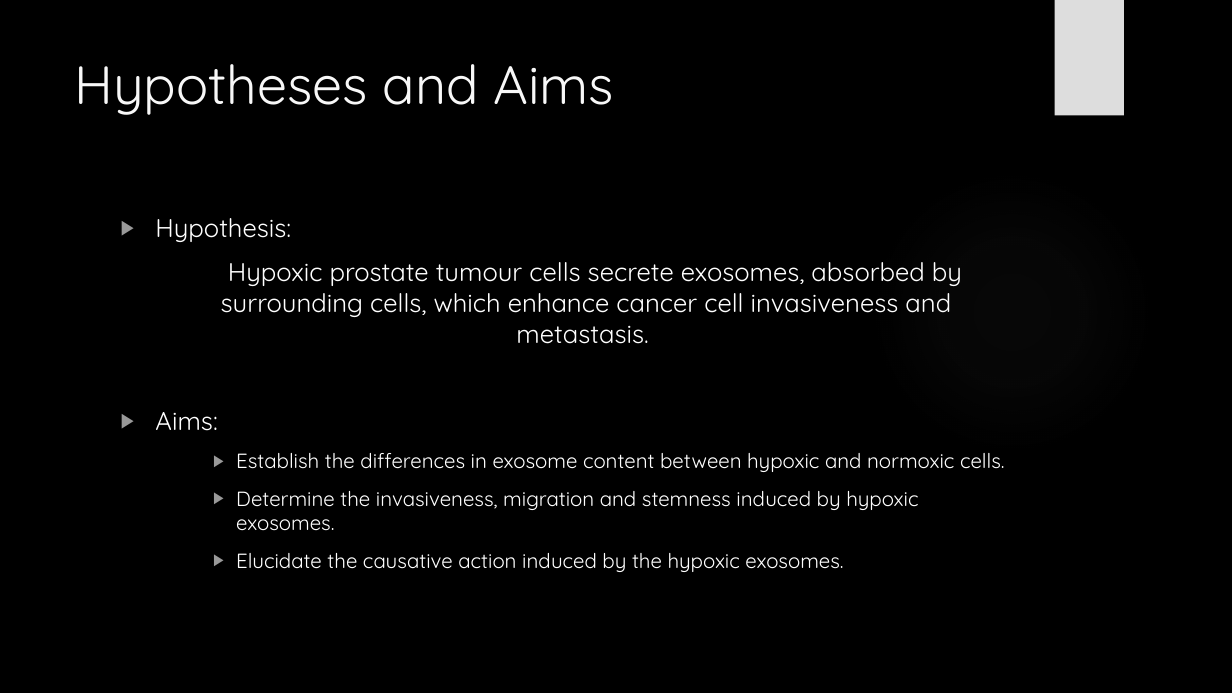
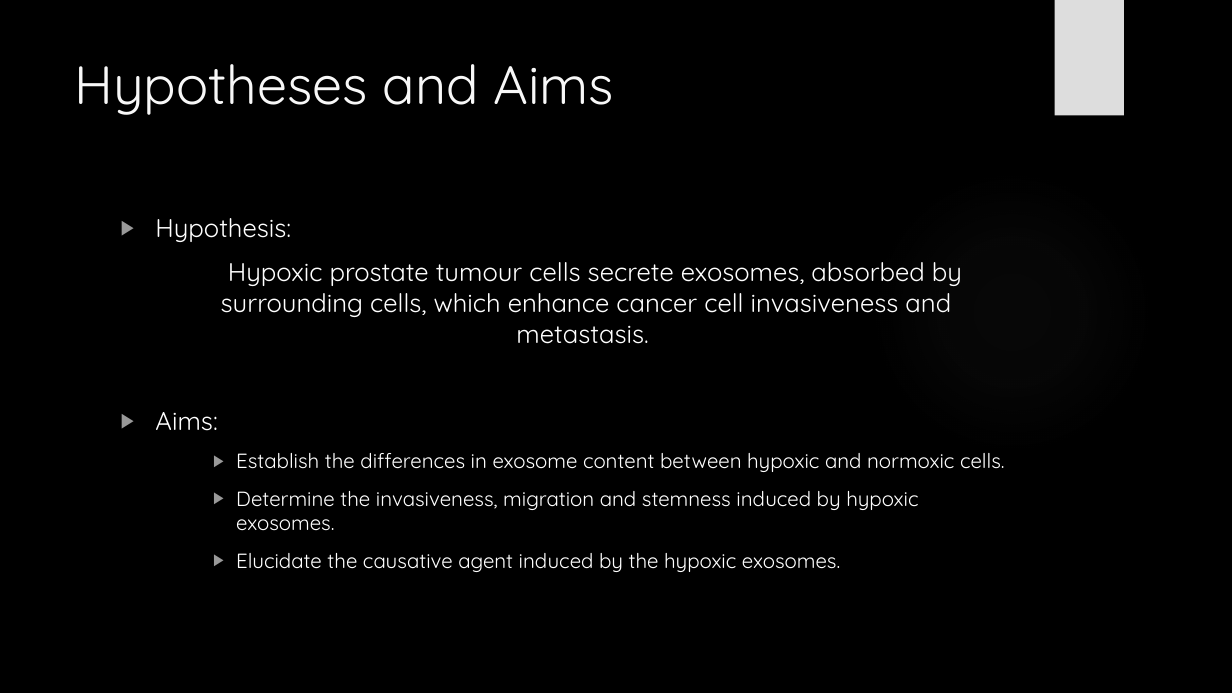
Before and after one commit to HarleyRobinson/Honours2, a slide deck: slide 5 of BackgroundInfo/JCslides.pptx. Drawn at 1232x693 pixels with LibreOffice and Linux fonts; fonts in the diff are those of the drawing; background and template pictures are left out. Boxes give left, top, right and bottom in pixels: in the first picture for what was removed or moved away, otherwise in the second. Text is boxed around its words. In the diff, an @@ line names an element or a change of style, - is before the commit and + after.

```diff
--- a/BackgroundInfo/JCslides.pptx
+++ b/BackgroundInfo/JCslides.pptx
@@ text at <box>236,553,840,572</box>: text changed @@
-    ▶ Elucidate the causative action induced by the hypoxic exosomes.
+    ▶ Elucidate the causative agent induced by the hypoxic exosomes.
```
Also in this commit, not shown: 4 other slides changed, 1 slide added.
